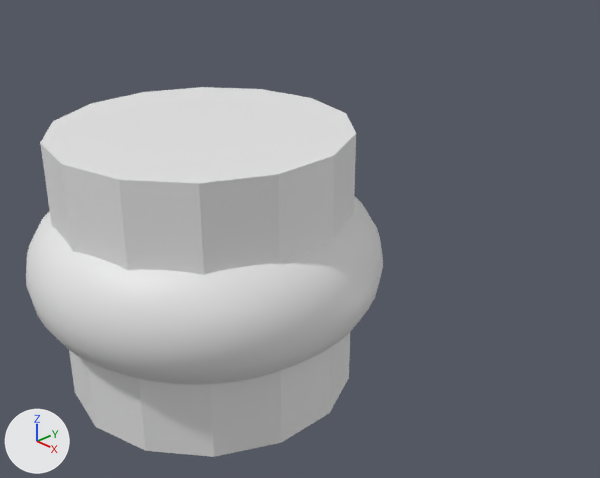
An edit to the Blender file donut-2026/donut-tut2026.blend, drawn before and after from the same camera.
One viewpoint serves both versions: a camera (50 mm lens) standing at (0.554, -0.401, 0.49) and looking at (0.001, 0.133, 0.13). Lighting does not change. The marker at lower left points along +X, +Y and +Z. The first picture is the older version.
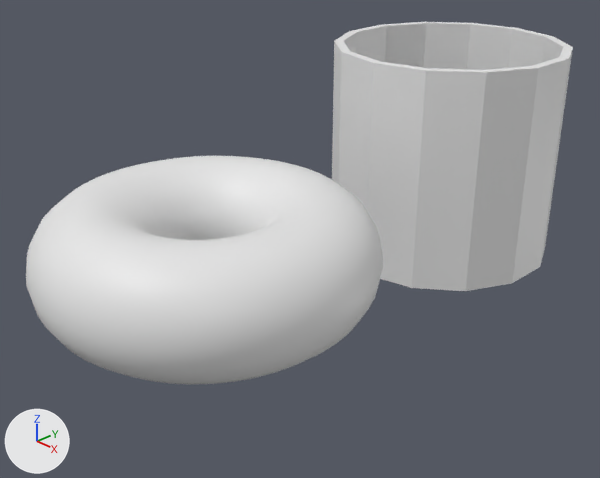
Commit message: added solidify modifiier to cylinder

Patch to the scene script:
```diff
--- a/donut-2026/donut-tut2026.blend.py
+++ b/donut-2026/donut-tut2026.blend.py
@@ me_cylinder @@
 # used by ob_cylinder; location = (0.0133, 0.0061, 0.1587)
 # verts and faces of me_cylinder; kept vertices keep their numbers, new ones are numbered from 28
 # before: 1 (0.0, 0.13, 0.12) at pixel (311, 97), 3 (0.056, 0.117, 0.12) at pixel (346, 113), 5 (0.102, 0.081, 0.12) at pixel (356, 133), 7 (0.127, 0.029, 0.12) at pixel (334, 155), 9 (0.127, -0.029, 0.12) at pixel (278, 174)
 # before: 11 (0.102, -0.081, 0.12) at pixel (199, 183), 13 (0.056, -0.117, 0.12) at pixel (118, 179), 15 (0.0, -0.13, 0.12) at pixel (61, 164), 17 (-0.056, -0.117, 0.12) at pixel (40, 142), 19 (-0.102, -0.081, 0.12) at pixel (52, 121)
 # before: 21 (-0.127, -0.029, 0.12) at pixel (90, 103), 23 (-0.127, 0.029, 0.12) at pixel (143, 91), 25 (-0.102, 0.081, 0.12) at pixel (202, 87), 27 (-0.056, 0.117, 0.12) at pixel (261, 89)
-me_cylinder.from_pydata(...)  # 28 vertices, 16 faces; spans x -0.127..0.127, y -0.13..0.13, z -0.12..0.12
+me_cylinder.from_pydata(...)  # 28 vertices, 15 faces; spans x -0.127..0.127, y -0.13..0.13, z -0.12..0.12
+# me_cylinder part 1
+delete_faces([(1, 27, 25, 23, 21, 19, 17, 15, 13, 11, 9, 7, 5, 3)])
@@ ob_cylinder @@
 ob_cylinder = bpy.data.objects.new('Cylinder', me_cylinder)
-ob_cylinder.location = (0.0133, 0.0061, 0.1587)
+ob_cylinder.location = (0.0055, 0.3615, 0.1748)
```

Pixel boxes (x1, y1, x2, y2) of what changed, in the pictures (600 x 478 px):
'Cylinder', reshaped, moved (24% narrower, 27% shorter): before (40, 87, 356, 457); after (332, 22, 573, 291)
part 1 of me_cylinder, deleted: before (40, 87, 356, 183)
